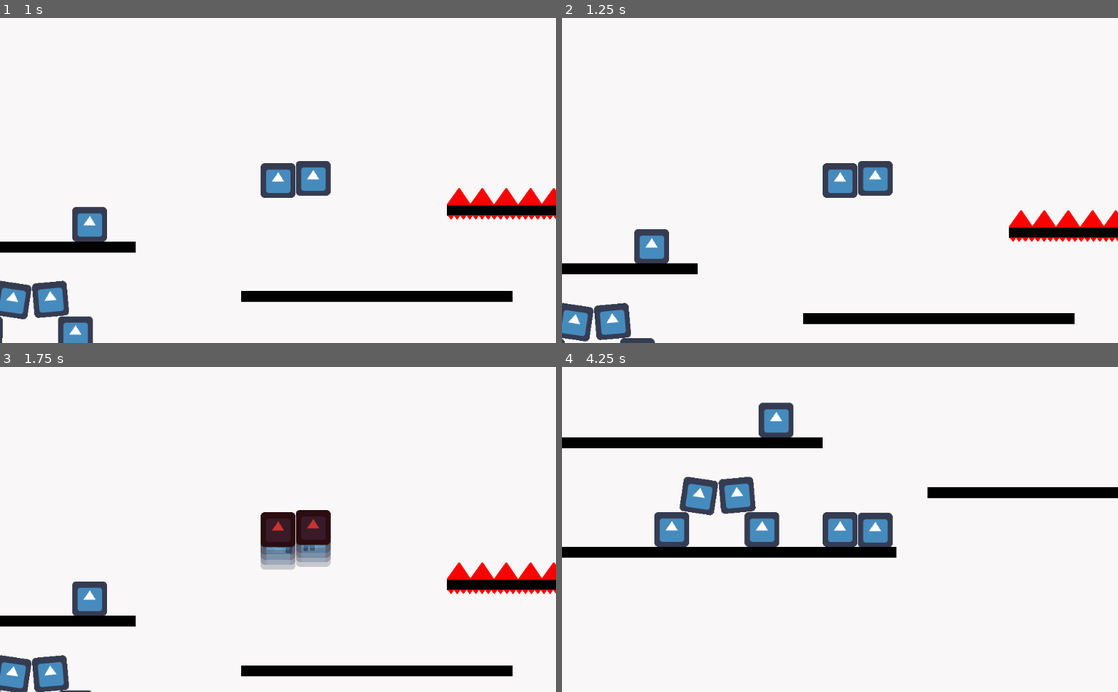
Above: before the commit, frames 1-4 (two rows, left to right).
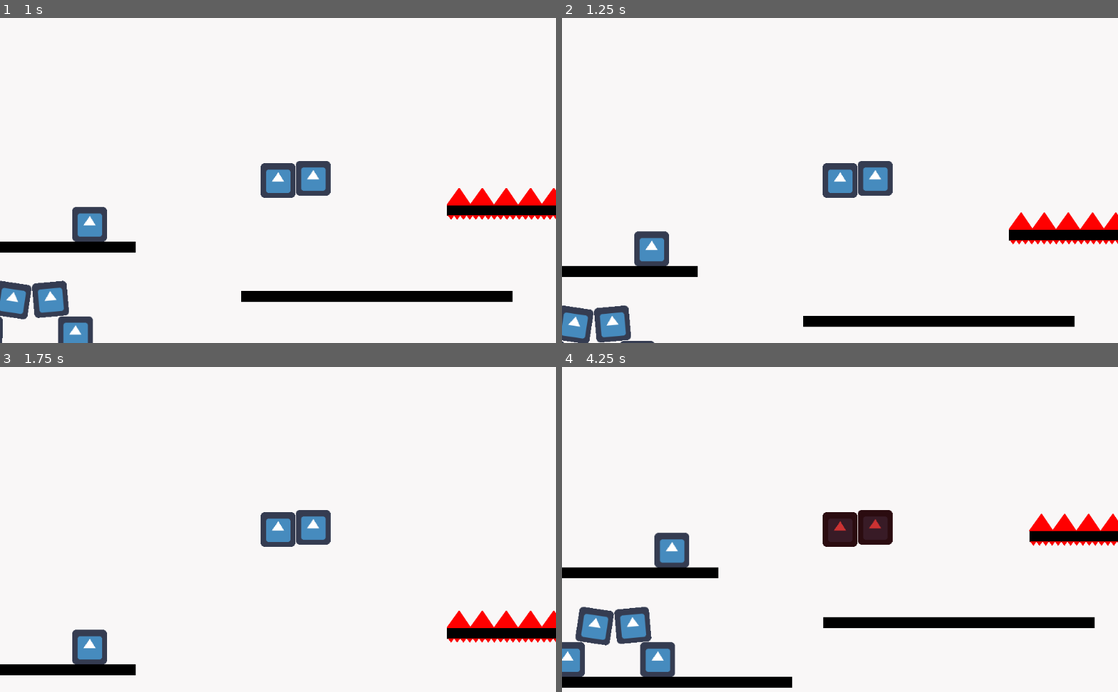
Above: after the commit, the same moments.

Repository: mkhan45/godot-platformer
Game: Godot game, scene res://World.tscn
The game is run twice, just before and just after one commit, with the same random seed, the same clock (stepped at 60 frames per second) and the same inputs. This scene is started directly instead of the project's main scene. The engine's default icon, where the game draws it, is replaced by a stand-in: a white triangle on a blue panel in a dark square.
Inputs:
- Up to frame 1 (1 s): tap Enter at 0.5 s; hold W (up) from 0.53 s (still down); hold Shift (dash) from 0.53 s (still down); tap Space (jump) at 0.77, 0.8 s
- Up to frame 2 (1.25 s): keep holding W (up); keep holding Shift (dash); tap Space (jump) at 1.07 s
- Up to frame 3 (1.75 s): keep holding W (up); release Shift (dash) at 1.28 s; tap Space (jump) at 1.35, 1.52 s; tap Shift (dash) at 1.55 s
- Up to frame 4 (4.25 s): tap Space (jump) at 1.82, 2.3, 3.02, 3.32 s; release W (up) at 2.03 s; hold Shift (dash) 2.03-2.78 s; hold A (left) 2.03-3.53 s; tap Shift (dash) at 2.85 s; hold S (down) from 3.53 s (still down); hold Space (jump) from 3.53 s (still down)

Frame 1 is identical in both runs. In frame 2, 2.7% of the frame differs, in the area x 0-100%, y 59-100%; in frame 3, 11%; in frame 4, 17%, in the area x 0-100%, y 10-99%.

Commit message:
work on wall jumps

Diff:
--- a/player.gd
+++ b/player.gd
@@ -25,6 +25,9 @@
 
 var bottom_rays: Array
 var side_rays: Array
+var left_rays: Array
+var right_rays: Array
+
 var particles: Particles2D
 var particles2: Particles2D
 
@@ -35,6 +38,8 @@
    set_physics_process(true)
    bottom_rays = get_tree().get_nodes_in_group("BottomRays")
    side_rays = get_tree().get_nodes_in_group("SideRays")
+   left_rays = get_tree().get_nodes_in_group("LeftRays")
+   right_rays = get_tree().get_nodes_in_group("RightRays")
    particles = get_node("Particles2D")
    particles2 = get_node("Particles2D2")
 
@@ -62,6 +67,18 @@
 
 func touching_wall():
    for ray in side_rays:
+      if ray.is_colliding():
+         return true
+   return false
+
+func touching_left():
+   for ray in left_rays:
+      if ray.is_colliding():
+         return true
+   return false
+
+func touching_right():
+   for ray in right_rays:
       if ray.is_colliding():
          return true
    return false
@@ -84,7 +101,6 @@
       used_dash = false
 
    if touching_wall():
-      floated_frames = 0
       climbed_frames += 1
 
    if is_dashing:
@@ -106,8 +122,8 @@
    if Input.is_action_pressed("left"):
       target_velocity.x -= move_speed
    if Input.is_action_pressed("jump") and !touching_ground() and !used_dash and current_velocity.y < 0.0 and floated_frames < float_frames and !touching_wall():
-      floated_frames += 1
-      target_velocity.y -= float_speed * delta
+         floated_frames += 1
+         target_velocity.y -= float_speed * delta
 
    if touching_ground():
       set_linear_velocity(Vector2(lerp(current_velocity.x, target_velocity.x, 0.5), current_velocity.y))
@@ -132,11 +148,14 @@
       var velocity: Vector2 = get_linear_velocity()
 
       if event.is_action_pressed("jump"):
+         print(touching_wall())
          if touching_ground():
             velocity.y -= jump_speed
-         elif touching_wall() and climbed_frames + 25 < climb_frames:
-            velocity.y -= jump_speed * 0.75
-            climbed_frames += 25
+         elif touching_wall() and climbed_frames < climb_frames:
+            velocity.y -= jump_speed * 2.75
+            if touching_left():
+               velocity.x += jump_speed * 5.5
+            # climbed_frames += 25
 
       if event.is_action_pressed("dash")\
          and !used_dash and\
